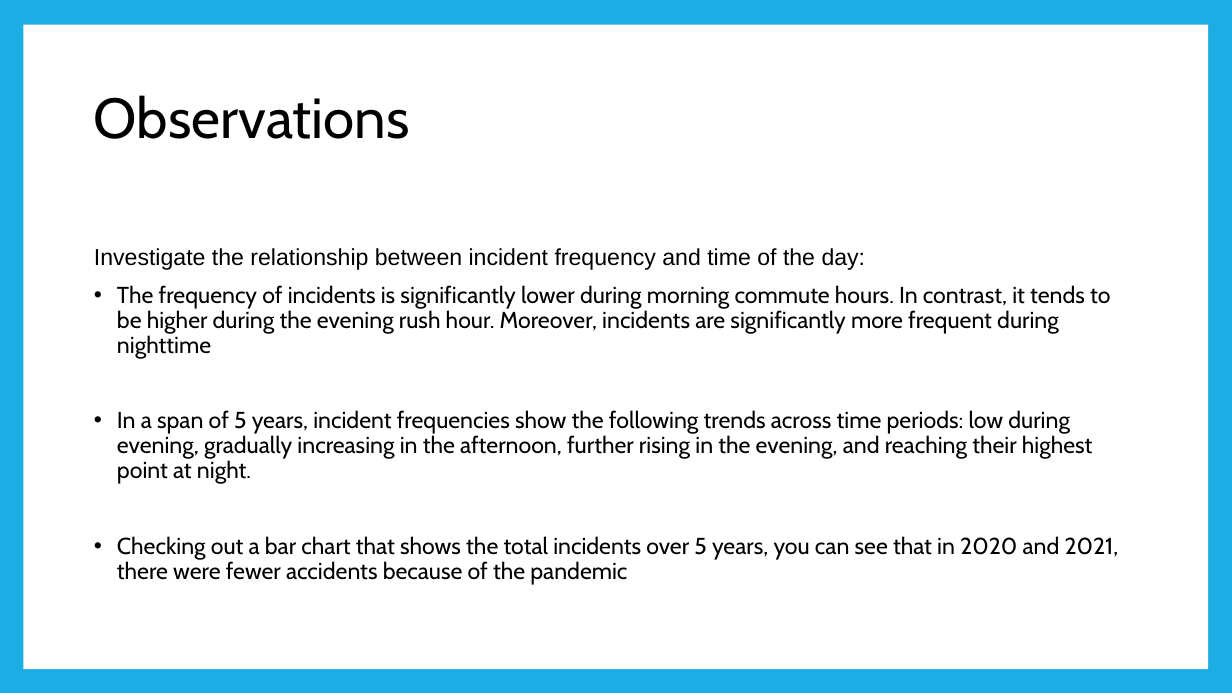
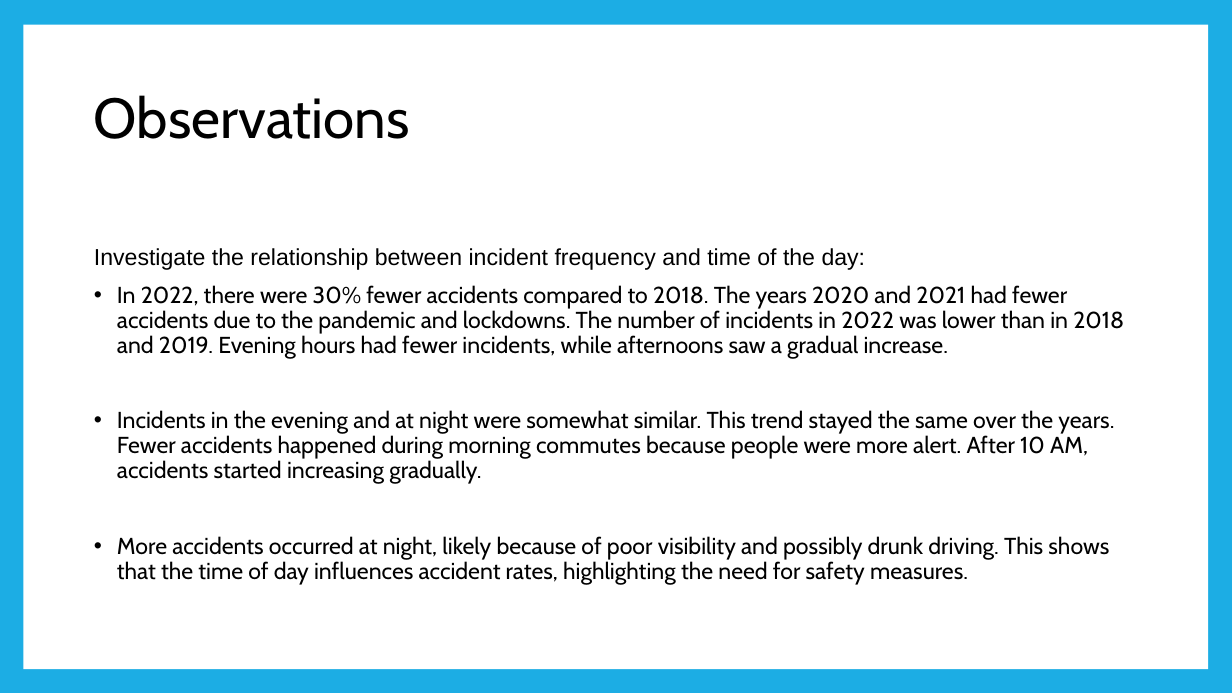
Before and after one commit to CharlesQuinn1/Trafic-Safety-Enhancement, a slide deck: slide 6 of Presentation/Sujatha.pptx. Drawn at 1232x693 pixels with LibreOffice and Linux fonts; fonts in the diff are those of the drawing. Boxes give left, top, right and bottom in pixels: in the first picture for what was removed or moved away, otherwise in the second. Text is boxed around its words. In the diff, an @@ line names an element or a change of style, - is before the commit and + after.

Commit message:
ppt update

```diff
--- a/Presentation/Sujatha.pptx
+++ b/Presentation/Sujatha.pptx
@@ text at <box>117,285,1124,585</box>: text changed @@
-• The frequency of incidents is significantly lower during morning commute hours. In contrast, it tends to be higher during the evening rush hour. Moreover, incidents are significantly more frequent during nighttime
-• In a span of 5 years, incident frequencies show the following trends across time periods: low during evening, gradually increasing in the afternoon, further rising in the evening, and reaching their highest point at night.
-• Checking out a bar chart that shows the total incidents over 5 years, you can see that in 2020 and 2021, there were fewer accidents because of the pandemic
+• In 2022, there were 30% fewer accidents compared to 2018. The years 2020 and 2021 had fewer accidents due to the pandemic and lockdowns. The number of incidents in 2022 was lower than in 2018 and 2019. Evening hours had fewer incidents, while afternoons saw a gradual increase.
+• Incidents in the evening and at night were somewhat similar. This trend stayed the same over the years. Fewer accidents happened during morning commutes because people were more alert. After 10 AM, accidents started increasing gradually.
+• More accidents occurred at night, likely because of poor visibility and possibly drunk driving. This shows that the time of day influences accident rates, highlighting the need for safety measures.
```
Also in this commit, not shown: 3 other slides changed.
